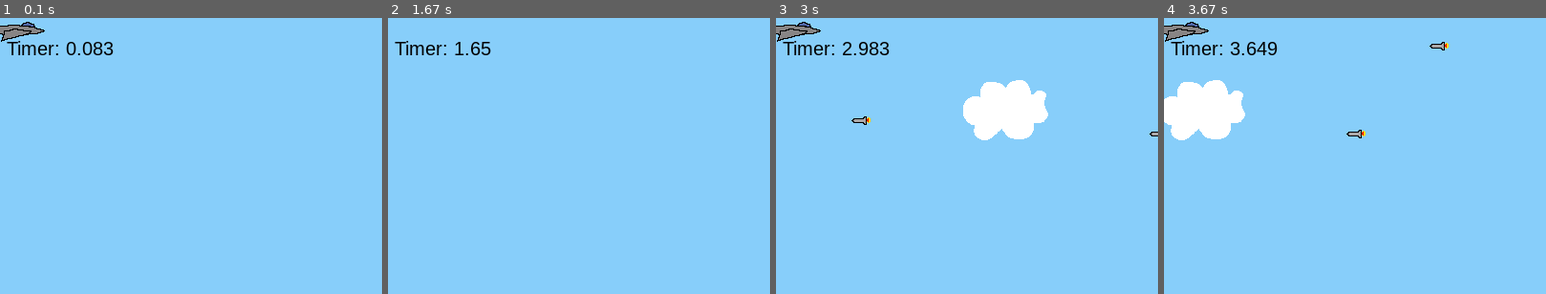
Above: before the commit, frames 1-4 (left to right).
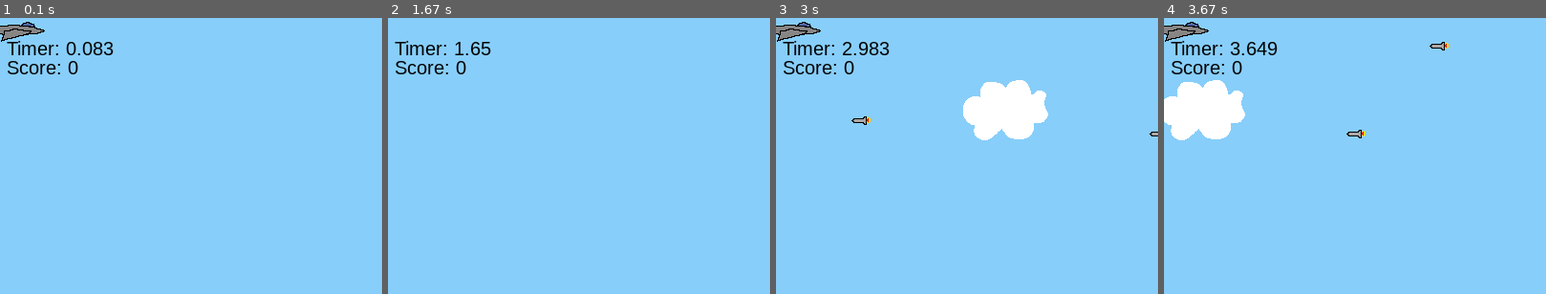
Above: after the commit, the same moments.

Repository: someone-existing/PyGame
Game: pygame game, started from game.py
Same seed, same stepped clock (60 frames per second), same inputs: the game is played once before the commit and once after it.
Inputs:
- Up to frame 1 (0.1 s): no input
- Up to frame 2 (1.67 s): hold Right 0.33-0.8 s; hold Up 0.83-1.13 s; hold Right 1.17-1.63 s
- Up to frame 3 (3 s): hold Left 1.67-2.2 s; hold Left 2.57-2.97 s
- Up to frame 4 (3.67 s): no input
The pictures show only the part of the screen within x 2-52%, y 0-50%; the shares and areas given below are measured in that part.

The runs differ from the first frame. In frame 1, 0.4% of the frame differs, in the area x 2-21%, y 15-21%; in frame 2, 0.4%; in frame 3, 0.4%; in frame 4, 0.4%.

Commit message:
Added player score (earning 1pts every 10secs)

Diff:
--- a/step9.py
+++ b/game.py
@@ -132,6 +132,7 @@
 
 # Instantiate player. Right now, this is just a rectangle.
 player = Player()
+playerscore = 0
 
 # Create groups to hold enemy sprites and all sprites
 # - enemies is used for collision detection and position updates
@@ -169,9 +170,10 @@
             new_enemy = Enemy()
             enemies.add(new_enemy)
             all_sprites.add(new_enemy)
-            #Setting enemy speed after every 10 seconds
+            #Setting enemy speed after every 10 seconds, and player score every 10 seconds
         elif event.type == ENEMYSPEED:
             enemyspeed += 10
+            playerscore += 1
         # Add a new cloud?
         elif event.type == ADDCLOUD:
             # Create the new cloud and add it to sprite groups
@@ -189,9 +191,11 @@
     screen.fill((135, 206, 250))
     # Draw surf at the new coordinates
     # Draw all sprites
-    seconds=(pygame.time.get_ticks()-start_ticks)/1000
-    message = 'Timer: ' + str(seconds)
-    screen.blit(font.render(message, True, boja), (20, 20))
+    seconds = (pygame.time.get_ticks()-start_ticks)/1000
+    timer = 'Timer: ' + str(seconds)
+    screen.blit(font.render(timer, True, boja), (20, 20))
+    score = 'Score: ' + str(playerscore)
+    screen.blit(font.render(score, True, boja), (20, 40))
     for entity in all_sprites:
         screen.blit(entity.surf, entity.rect)
 
